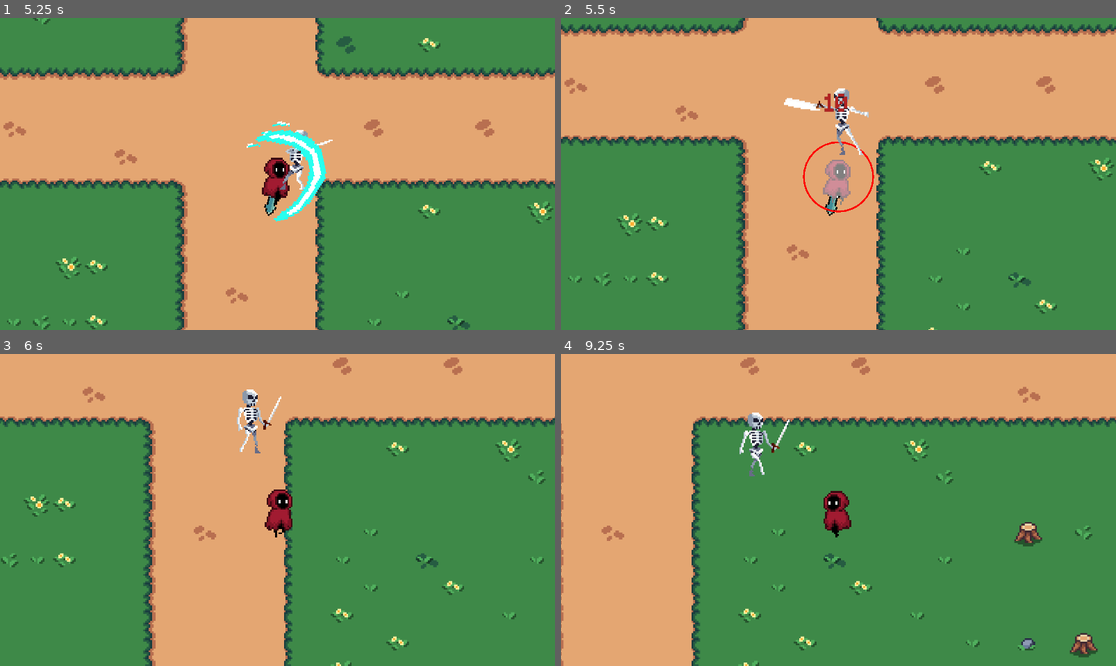
Above: before the commit, frames 1-4 (two rows, left to right).
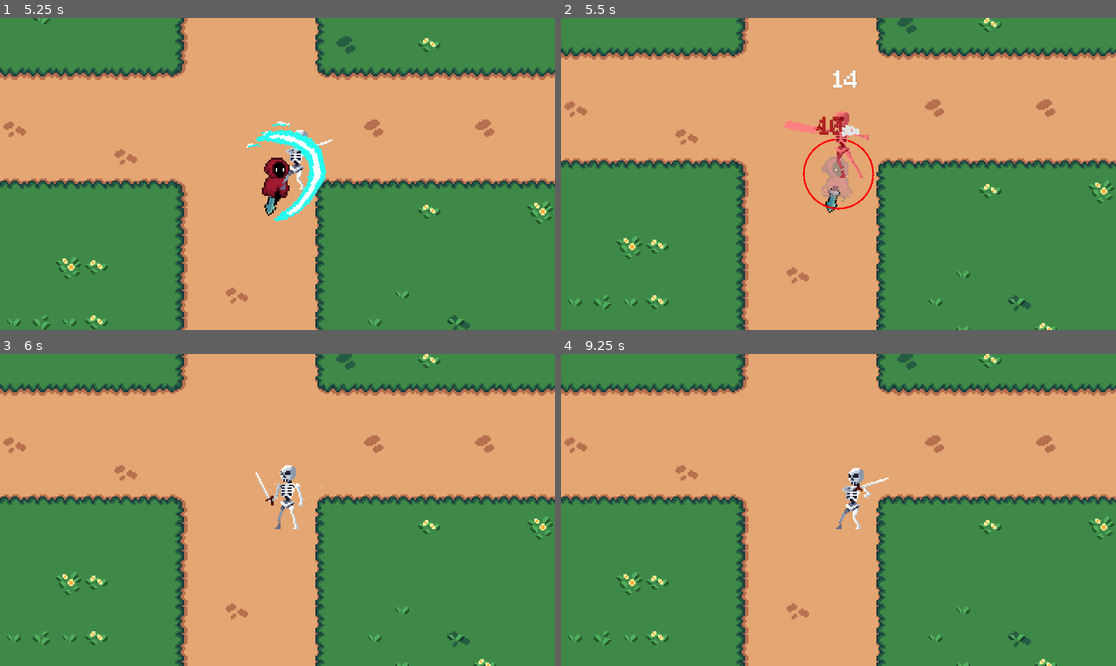
Above: after the commit, the same moments.

Repository: Jerga99/godot-2d-game-course
Game: Godot game, scene res://scenes/play_scene.tscn
Two runs of this game, one before a commit and one after it. Both use one fixed random seed, a clock stepped at 60 frames per second and the inputs below.
Inputs (mouse positions are in pixels of both pictures, inside the frame that each line leads up to):
- Up to frame 1 (5.25 s): move the mouse to (399, 158) at 0.52 s; hold D (right) 0.53-1.28 s; tap one key every 0.75 s from 0.6 s: 1 (ability_1) 2 (ability_2) 3 (ability_3) 1 (ability_1) 2 (ability_2) 3 (ability_3) 1 (ability_1); move the mouse to (166, 189) at 1.27 s; hold S (down) 1.28-2.03 s; move the mouse to (333, 105) at 2.02 s; hold D (right) 2.03-2.78 s; move the mouse to (249, 236) at 2.77 s; hold W (up) 2.78-3.53 s; move the mouse to (444, 220) at 3.52 s; hold A (left) 3.53-5.03 s; move the mouse to (111, 127) at 4.27 s; move the mouse to (305, 174) at 5.02 s; hold S (down) from 5.03 s (still down)
- Up to frame 2 (5.5 s): keep holding S (down)
- Up to frame 3 (6 s): move the mouse to (194, 432) at 5.77 s; release S (down) at 5.78 s; hold D (right) from 5.78 s (still down); tap 2 (ability_2) at 5.85 s
- Up to frame 4 (9.25 s): move the mouse to (960, 494) at 6.52 s; release D (right) at 6.53 s; hold W (up) 6.53-7.28 s; tap one key every 0.75 s from 6.6 s: 3 (ability_3) 1 (ability_1) 2 (ability_2) 3 (ability_3); move the mouse to (727, 525) at 7.27 s; hold D (right) 7.28-8.03 s; move the mouse to (894, 441) at 8.02 s; hold S (down) 8.03-8.78 s; move the mouse to (810, 572) at 8.77 s; hold A (left) from 8.78 s (still down)

Frame 1 is identical in both runs. In frame 2, 21% of the frame differs, in the area x 0-100%, y 0-100%; in frame 3, 41%; in frame 4, 59%.

Commit message:
Player die animation

Diff:
--- a/scenes/play_scene.tscn
+++ b/scenes/play_scene.tscn
@@ -126,7 +126,7 @@
 [node name="Player" parent="." instance=ExtResource("2_0tbyp")]
 z_index = 100
 speed = 100.0
-max_health = 300.0
+max_health = 10.0
 
 [node name="Map" type="Node" parent="."]
 
--- a/scenes/player.tscn
+++ b/scenes/player.tscn
@@ -13,6 +13,38 @@
 shader_parameter/hurt_color = Vector4(1, 1, 1, 1)
 shader_parameter/is_hurt = false
 
+[sub_resource type="AtlasTexture" id="AtlasTexture_smehm"]
+atlas = ExtResource("1_4flbx")
+region = Rect2(0, 192, 32, 32)
+
+[sub_resource type="AtlasTexture" id="AtlasTexture_ur7pv"]
+atlas = ExtResource("1_4flbx")
+region = Rect2(32, 192, 32, 32)
+
+[sub_resource type="AtlasTexture" id="AtlasTexture_y4r1p"]
+atlas = ExtResource("1_4flbx")
+region = Rect2(64, 192, 32, 32)
+
+[sub_resource type="AtlasTexture" id="AtlasTexture_d2wvv"]
+atlas = ExtResource("1_4flbx")
+region = Rect2(96, 192, 32, 32)
+
+[sub_resource type="AtlasTexture" id="AtlasTexture_3v2ag"]
+atlas = ExtResource("1_4flbx")
+region = Rect2(128, 192, 32, 32)
+
+[sub_resource type="AtlasTexture" id="AtlasTexture_jej6c"]
+atlas = ExtResource("1_4flbx")
+region = Rect2(160, 192, 32, 32)
+
+[sub_resource type="AtlasTexture" id="AtlasTexture_f1ej7"]
+atlas = ExtResource("1_4flbx")
+region = Rect2(192, 192, 32, 32)
+
+[sub_resource type="AtlasTexture" id="AtlasTexture_oprun"]
+atlas = ExtResource("1_4flbx")
+region = Rect2(224, 192, 32, 32)
+
 [sub_resource type="AtlasTexture" id="AtlasTexture_onrkg"]
 atlas = ExtResource("1_4flbx")
 region = Rect2(0, 0, 32, 32)
@@ -63,6 +95,35 @@
 
 [sub_resource type="SpriteFrames" id="SpriteFrames_2hs0m"]
 animations = [{
+"frames": [{
+"duration": 1.0,
+"texture": SubResource("AtlasTexture_smehm")
+}, {
+"duration": 1.0,
+"texture": SubResource("AtlasTexture_ur7pv")
+}, {
+"duration": 1.0,
+"texture": SubResource("AtlasTexture_y4r1p")
+}, {
+"duration": 1.0,
+"texture": SubResource("AtlasTexture_d2wvv")
+}, {
+"duration": 1.0,
+"texture": SubResource("AtlasTexture_3v2ag")
+}, {
+"duration": 1.0,
+"texture": SubResource("AtlasTexture_jej6c")
+}, {
+"duration": 1.0,
+"texture": SubResource("AtlasTexture_f1ej7")
+}, {
+"duration": 1.0,
+"texture": SubResource("AtlasTexture_oprun")
+}],
+"loop": false,
+"name": &"die",
+"speed": 10.0
+}, {
 "frames": [{
 "duration": 1.0,
 "texture": SubResource("AtlasTexture_onrkg")
@@ -123,7 +184,7 @@
 texture_filter = 1
 material = SubResource("ShaderMaterial_smehm")
 sprite_frames = SubResource("SpriteFrames_2hs0m")
-animation = &"idle"
+animation = &"die"
 autoplay = "idle"
 
 [node name="AbilityController" type="Node" parent="."]
--- a/scenes/skeleton.tscn
+++ b/scenes/skeleton.tscn
@@ -347,7 +347,7 @@
 sprite_frames = SubResource("SpriteFrames_xrus2")
 animation = &"idle"
 autoplay = "idle"
-frame_progress = 0.243362
+frame_progress = 0.000892018
 
 [node name="AbilityController" type="Node" parent="."]
 script = ExtResource("5_w4hcs")
--- a/scripts/ability/component/ability_get_targets.gd
+++ b/scripts/ability/component/ability_get_targets.gd
@@ -35,7 +35,7 @@
 			if parent is Entity:
 				var to_target = (parent.position - caster.position).normalized()
 				var dot = dir_to_mouse.dot(to_target)
-				var fov = deg_to_rad(90)
+				var fov = deg_to_rad(180)
 
 				if dot > cos(fov / 2):
 					targets.push_back(parent)
--- a/scripts/entity/player.gd
+++ b/scripts/entity/player.gd
@@ -17,6 +17,8 @@
 	weapon_left = self.position + (self.position - weapon.position)
 
 func _process(delta: float):
+	if is_dead: return
+
 	_handle_movemment(delta)
 	_handle_abilities()
 	_handle_animation()
Not shown: 1 places in scenes/player.tscn that only renumber resources
